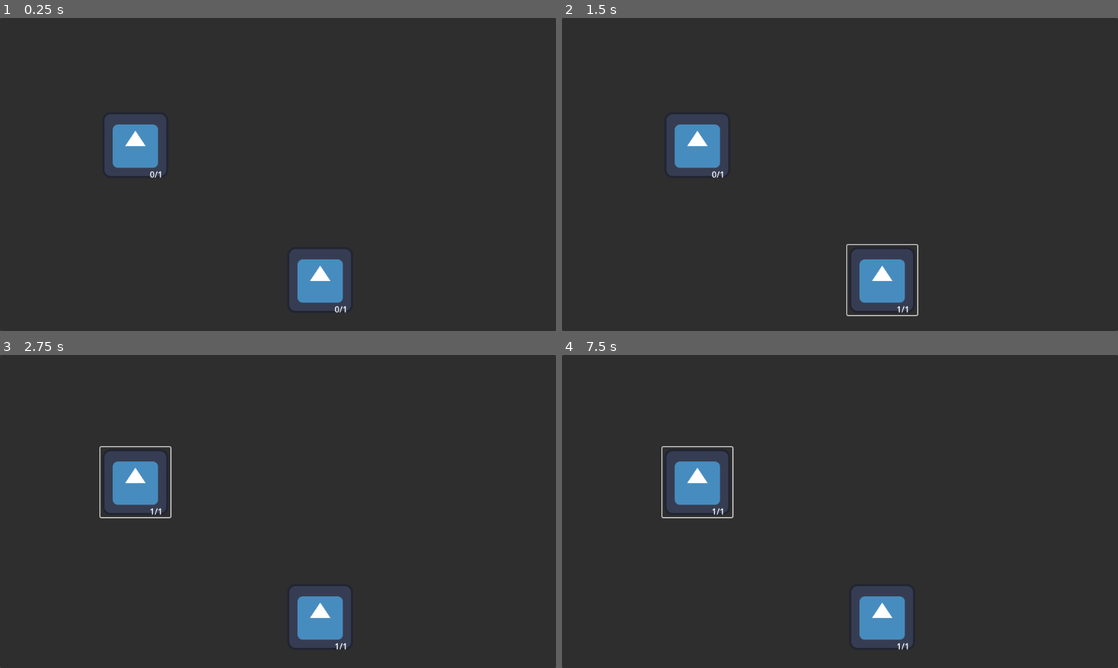
Above: before the commit, frames 1-4 (two rows, left to right).
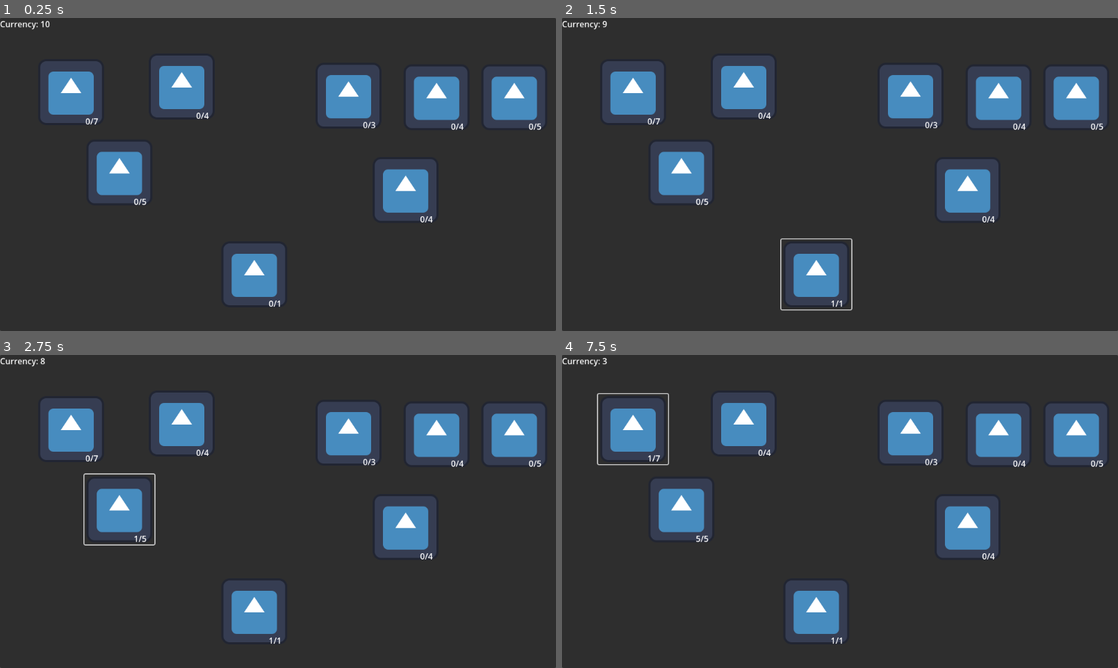
Above: after the commit, the same moments.

Repository: JasonHend/Godot-Skill-Tree
Game: Godot game, scene res://skill_tree.tscn
Two runs of this game, one before a commit and one after it. Both use one fixed random seed, a clock stepped at 60 frames per second and the inputs below. The project has no main scene, so this scene is started directly. The engine's default icon, where the game draws it, is replaced by a stand-in: a white triangle on a blue panel in a dark square.
Inputs (mouse positions are in pixels of both pictures, inside the frame that each line leads up to):
- Up to frame 1 (0.25 s): no input
- Up to frame 2 (1.5 s): click "0/1" at 0.5 s; click "1/1" at 1.25 s
- Up to frame 3 (2.75 s): click (133, 483) at 2 s, where only the run before the commit has a clickable "0/1"
- Up to frame 4 (7.5 s): click "1/1" at 2.75 s; click (678, 508) at 3.5 s, where only the run after the commit has a clickable "1/5"; click (678, 508) at 4.25 s, where only the run after the commit has a clickable "2/5"; click (678, 508) at 5 s, where only the run after the commit has a clickable "3/5"; click (678, 508) at 5.75 s, where only the run after the commit has a clickable "4/5"; click (678, 508) at 6.5 s, where only the run after the commit has a clickable "5/5"; click (634, 430) at 7.25 s, where only the run after the commit has a clickable "0/7"

The runs differ from the first frame. In frame 1, 21% of the frame differs, in the area x 0-98%, y 0-95%; in frame 2, 21%, in the area x 0-98%, y 0-96%; in frame 3, 21%; in frame 4, 21%.

Commit message:
Currency label and now functioning currency changes

Diff:
--- a/skill-tree/skill_node.gd
+++ b/skill-tree/skill_node.gd
@@ -2,7 +2,7 @@
 
 class_name TreeNode
 # Public variables that determine acquisition requirements
-@export var price: int = 0
+@export var price: int = 1
 @export var times_purchasable: int = 1
 @export var purchasable: bool = false
 @export var skill_reference: String = "FillIn"
@@ -29,8 +29,9 @@
 
 # Handles behavior when the node is pressed
 func _on_pressed() -> void:
-	var payment = 10
-	if purchasable and !purchased and price < payment:
+	var payment = _tree_base.currency
+	if purchasable and !purchased and price <= payment:
+		_tree_base.currency -= price
 		times_purchased += 1
 		if times_purchased < times_purchasable:
 			_tree_base.handle_node_purchase(skill_reference)
@@ -45,8 +46,6 @@
 func save() -> Dictionary:
 	var save_dict = {
 		"name" : self.name,
-		"price" : price,
-		"times_purchasable" : times_purchasable,
 		"times_purchased" : times_purchased,
 		"purchasable" : purchasable,
 		"purchased" : purchased
@@ -54,8 +53,6 @@
 	return save_dict
 
 func load_data(node_data) -> void:
-	self.price = node_data["price"]
-	self.times_purchasable = node_data["times_purchasable"]
 	self.times_purchased = node_data["times_purchased"]
 	self.purchasable = node_data["purchasable"]
 	self.purchased = node_data["purchased"]
--- a/skill-tree/skill_tree.gd
+++ b/skill-tree/skill_tree.gd
@@ -1,8 +1,8 @@
 extends Control
 
 # Public variables to define how currency is managed and root of tree for saving purposes
-@export var currency: int = 0
-@onready var tree_root: TreeNode = get_node("Panel/Skill Node")
+@export var currency: int = 10
+@onready var tree_root: TreeNode = get_node("Panel/1")
 
 # Path to save data
 const SAVE_PATH := "user://skilltree.save"
@@ -10,9 +10,13 @@
 # Private array for dynamic saving and loading of tree
 var _all_nodes: Array
 
+# Label for showing currency
+@onready var _currency_label: Label = get_node("Panel/Label")
+
 # Load the saved tree on ready
 func _ready() -> void:
 	_get_nodes(tree_root)
+	_currency_label.text = "Currency: %d" % currency
 	load_tree()
 
 # Populate all nodes array
@@ -27,6 +31,7 @@
 
 # Main overload for handling the purchase of nodes
 func handle_node_purchase(skill_reference: String) -> void:
+	_currency_label.text = "Currency: %d" % currency
 	match skill_reference:
 		"FillIn":
 			_test_skill_unlocked()
--- a/skill-tree/skill_tree.tscn
+++ b/skill-tree/skill_tree.tscn
@@ -20,19 +20,71 @@
 grow_horizontal = 2
 grow_vertical = 2
 
-[node name="Skill Node" parent="Panel" instance=ExtResource("1_sknkn")]
+[node name="1" parent="Panel" instance=ExtResource("1_sknkn")]
 layout_mode = 1
-offset_left = 554.0
-offset_top = 441.0
-offset_right = 594.0
-offset_bottom = 481.0
-price = 1
+offset_left = 426.0
+offset_top = 430.0
+offset_right = 562.0
+offset_bottom = 566.0
 purchasable = true
 
-[node name="Skill Node 2" parent="Panel/Skill Node" instance=ExtResource("1_sknkn")]
+[node name="2" parent="Panel/1" instance=ExtResource("1_sknkn")]
 layout_mode = 0
-offset_left = -359.0
-offset_top = -262.0
-offset_right = -223.0
-offset_bottom = -126.0
-price = 1
+offset_left = -262.0
+offset_top = -198.0
+offset_right = -126.0
+offset_bottom = -62.0
+times_purchasable = 5
+
+[node name="4" parent="Panel/1/2" instance=ExtResource("1_sknkn")]
+layout_mode = 0
+offset_left = -94.0
+offset_top = -156.0
+offset_right = 42.0
+offset_bottom = -20.0
+times_purchasable = 7
+
+[node name="5" parent="Panel/1/2" instance=ExtResource("1_sknkn")]
+layout_mode = 0
+offset_left = 121.0
+offset_top = -167.0
+offset_right = 257.0
+offset_bottom = -31.0
+times_purchasable = 4
+
+[node name="3" parent="Panel/1" instance=ExtResource("1_sknkn")]
+layout_mode = 0
+offset_left = 294.0
+offset_top = -164.0
+offset_right = 430.0
+offset_bottom = -28.0
+times_purchasable = 4
+
+[node name="6" parent="Panel/1/3" instance=ExtResource("1_sknkn")]
+layout_mode = 0
+offset_left = -111.0
+offset_top = -183.0
+offset_right = 25.0
+offset_bottom = -47.0
+times_purchasable = 3
+
+[node name="7" parent="Panel/1/3" instance=ExtResource("1_sknkn")]
+layout_mode = 0
+offset_left = 60.0
+offset_top = -180.0
+offset_right = 196.0
+offset_bottom = -44.0
+times_purchasable = 4
+
+[node name="8" parent="Panel/1/3" instance=ExtResource("1_sknkn")]
+layout_mode = 0
+offset_left = 211.0
+offset_top = -180.0
+offset_right = 347.0
+offset_bottom = -44.0
+times_purchasable = 5
+
+[node name="Label" type="Label" parent="Panel"]
+layout_mode = 1
+offset_right = 40.0
+offset_bottom = 23.0
